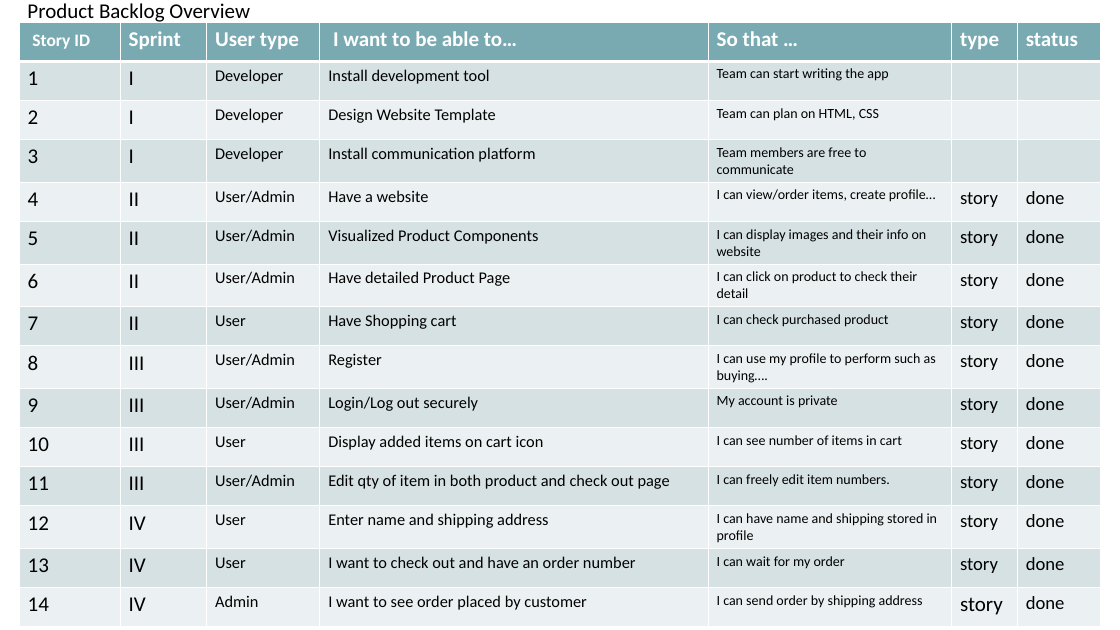
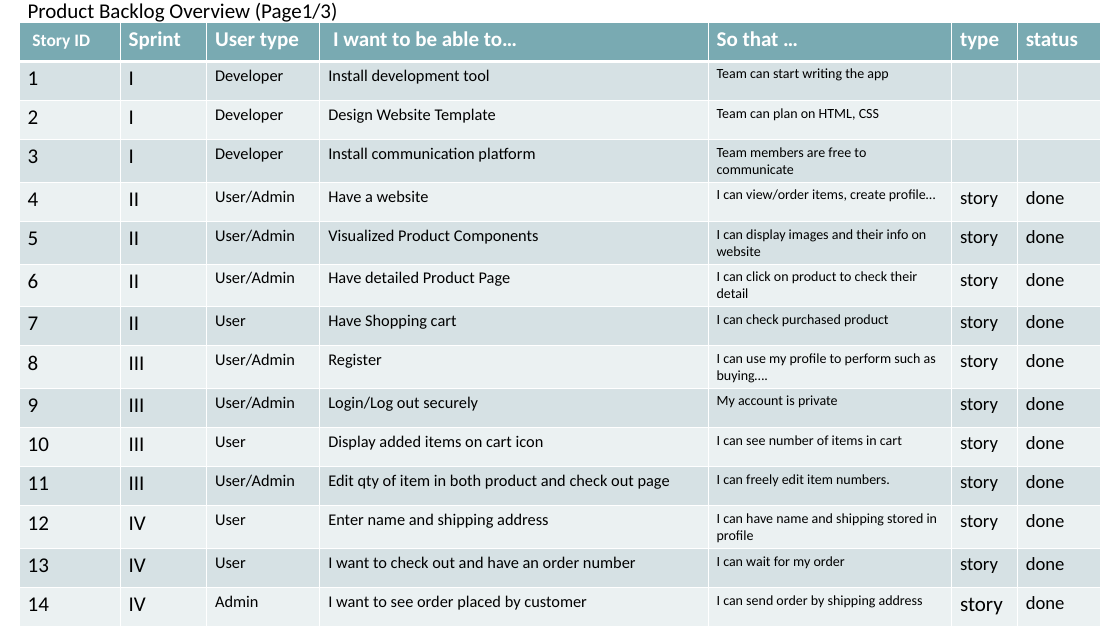
Before and after one commit to Xu12345-sophie/CS691TeamDice, a slide deck: slide 12 of Deliverable8/PCBuilder Web Application Sprint 8.pptx. Drawn at 1120x630 pixels with LibreOffice and Linux fonts; fonts in the diff are those of the drawing. Boxes give left, top, right and bottom in pixels: in the first picture for what was removed or moved away, otherwise in the second. Text is boxed around its words. In the diff, an @@ line names an element or a change of style, - is before the commit and + after.

```diff
--- a/Deliverable8/PCBuilder Web Application Sprint 8.pptx
+++ b/Deliverable8/PCBuilder Web Application Sprint 8.pptx
@@ text at (28,3,338,25): text changed @@
-Product Backlog Overview
+Product Backlog Overview (Page1/3)
```
Also in this commit, not shown: 3 other slides changed.
